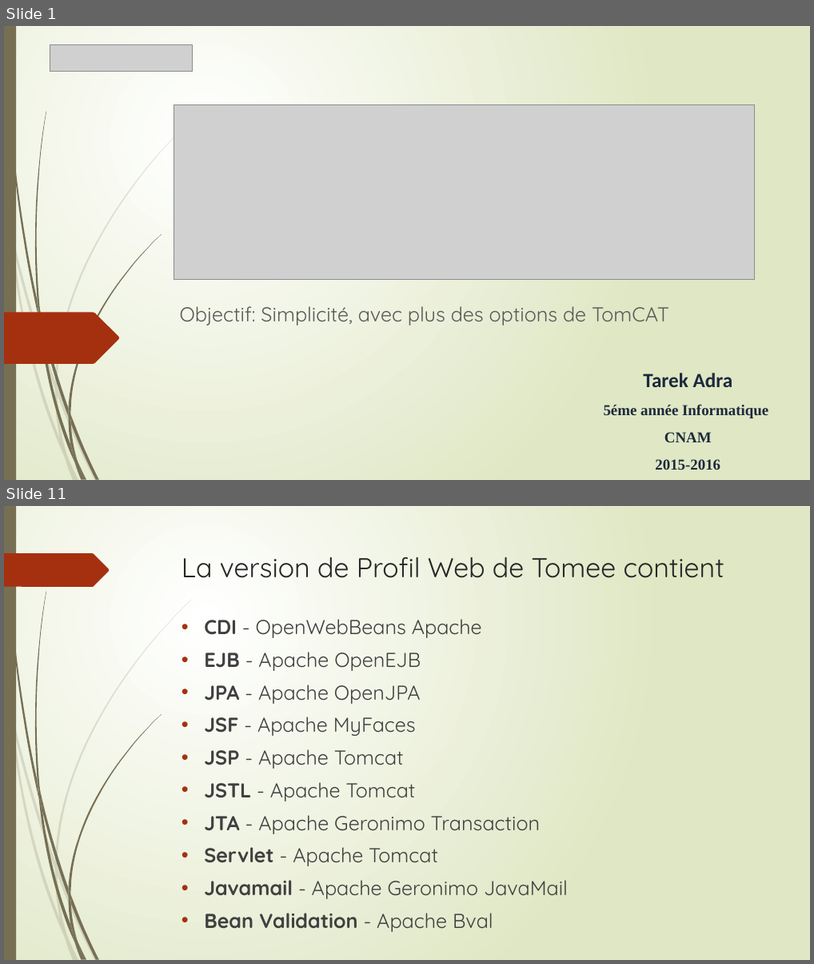
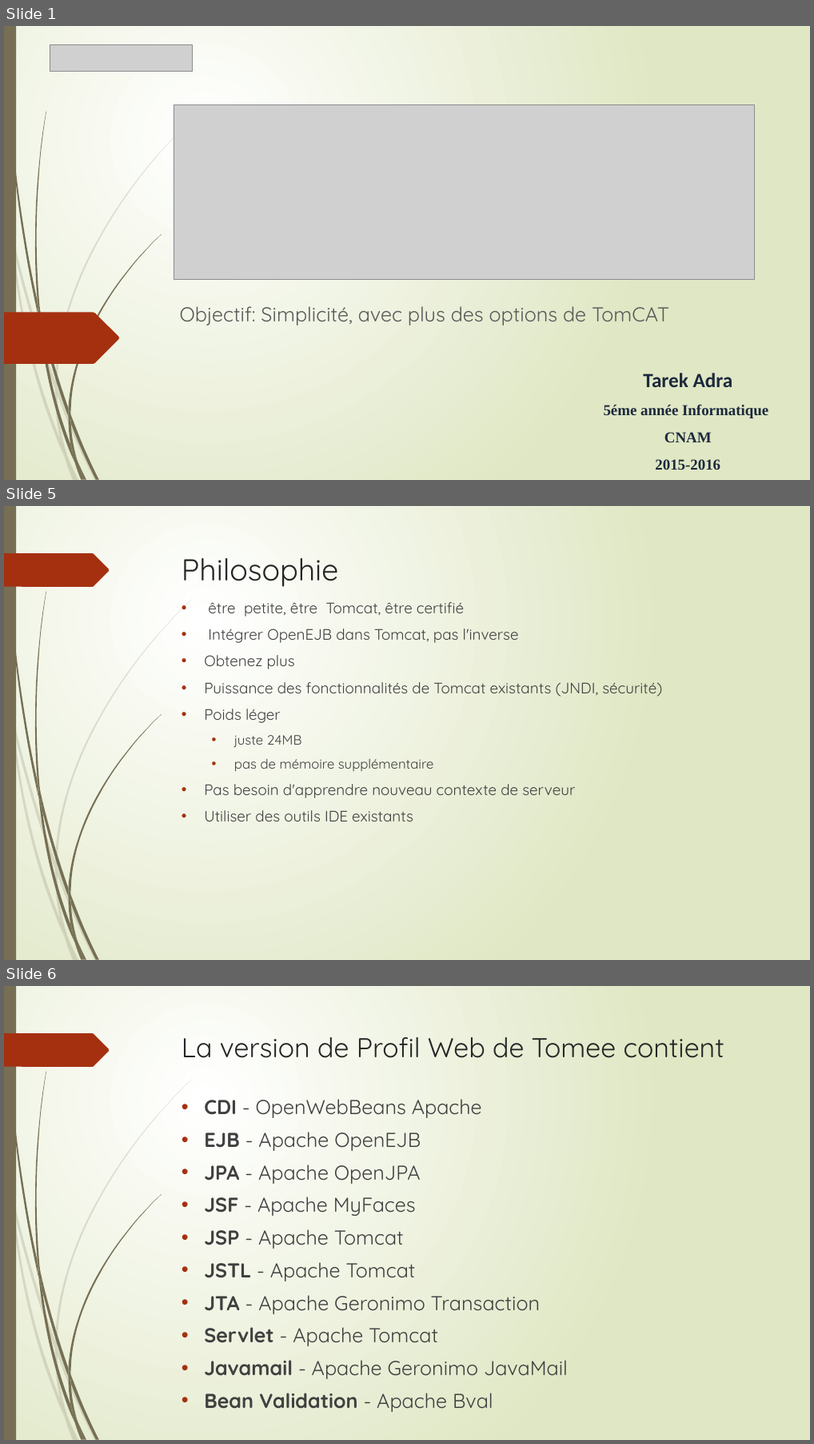
Before and after one commit to Tarek-Adra/TomEE, a slide deck: presentation.pptx. Shown one above the other, each under a label of ours: slides 1 and 11 before the commit, slides 1, 5 and 6 after it; the slides between them are not shown. The pictures are 814x964 and 814x1444 pixels, drawn with LibreOffice and Linux fonts; fonts in the diff are those of the drawing; grey boxes stand for pictures. Boxes give left, top, right and bottom in pixels: in the first picture for what was removed or moved away, otherwise in the second. Text is boxed around its words. In the diff, an @@ line names an element or a change of style, - is before the commit and + after.

```diff
--- a/presentation.pptx
+++ b/presentation.pptx
@@ slide 5 added at (x1=4, y1=506, x2=810, y2=960), background gradient #FFFFFF to #DFE8C4; not listed: 24 template elements that a slide beside it also shows @@
@@ title added at (x1=182, y1=558, x2=338, y2=587), 36 pt, text #262626 @@
+Philosophie
@@ text added at (x1=204, y1=602, x2=662, y2=821), 18 pt, text #404040 @@
+• être petite, être Tomcat, être certifié
+• Intégrer OpenEJB dans Tomcat, pas l'inverse
+• Obtenez plus
+• Puissance des fonctionnalités de Tomcat existants (JNDI, sécurité)
+• Poids léger
+  • juste 24MB
+  • pas de mémoire supplémentaire
+• Pas besoin d'apprendre nouveau contexte de serveur
+• Utiliser des outils IDE existants
@@ what was slide 11 is now slide 6 @@
```
Also in this commit, not shown: 6 slides changed, 1 other slide added, 4 slides removed, 2 other files.
